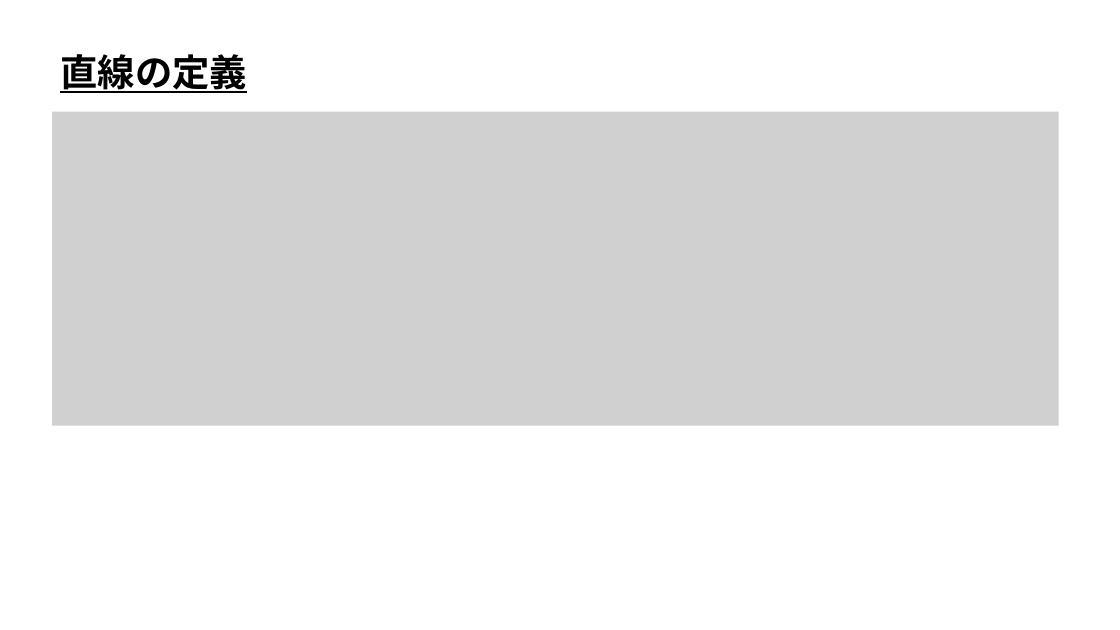
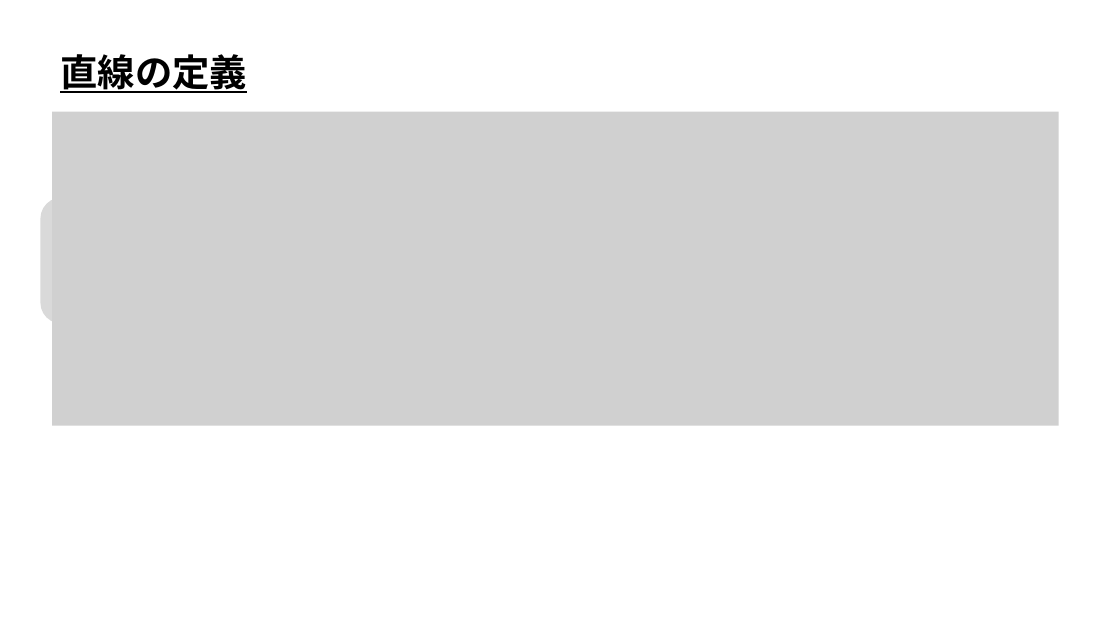
Before and after one commit to ArakiYusuke-Ohara/Textbook, a slide deck: slide 1 of ゲーム科1年/00_前期/ゲームプログラミングⅢ/ゲーム数学/座学/01_直線の定義.pptx. Drawn at 1120x630 pixels with LibreOffice and Linux fonts; fonts in the diff are those of the drawing; grey boxes stand for pictures. Boxes give left, top, right and bottom in pixels: in the first picture for what was removed or moved away, otherwise in the second. Text is boxed around its words. In the diff, an @@ line names an element or a change of style, - is before the commit and + after.

```diff
--- a/ゲーム科1年/00_前期/ゲームプログラミングⅢ/ゲーム数学/座学/01_直線の定義.pptx
+++ b/ゲーム科1年/00_前期/ゲームプログラミングⅢ/ゲーム数学/座学/01_直線の定義.pptx
@@ rounded rectangle added at (40,197,780,323), fill #D9D9D9 @@
```
Also in this commit, not shown: 1 other slide changed.
